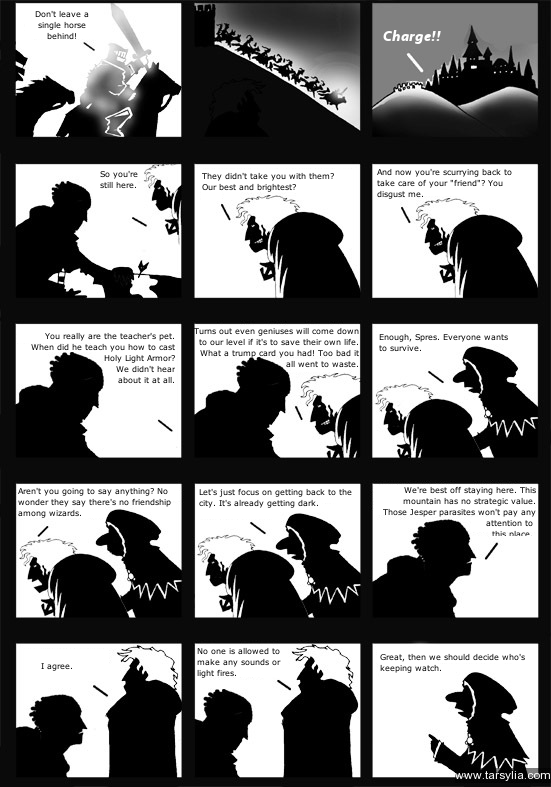
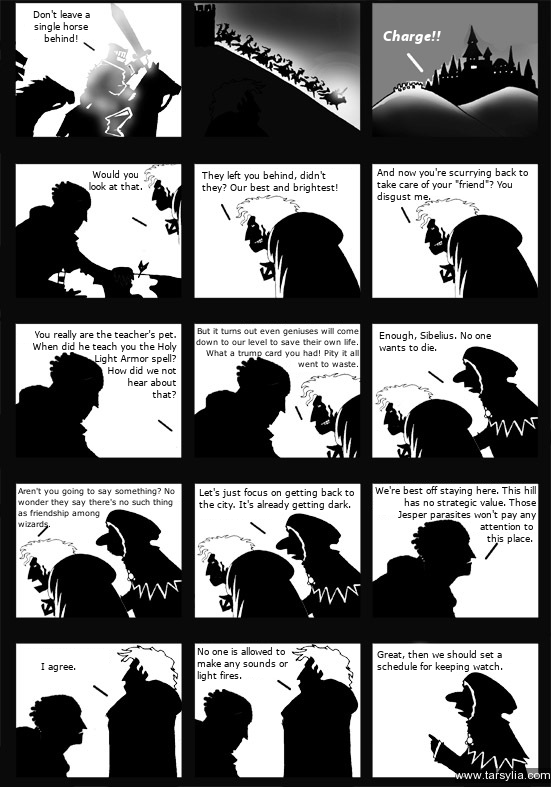
Two versions of the same layered image (551x787). Layer-by-layer changes:
painted on "Don't leave a single horse beh..." over left=33, top=10, right=90, bottom=42
renamed "So you're still here." to "Would you look at that.", painted on it over left=89, top=170, right=142, bottom=190
renamed "They didn't take you with them..." to "They left you behind, didn't t...", painted on it over left=202, top=171, right=338, bottom=193
painted on "And now you're scurrying back ..." over left=377, top=168, right=528, bottom=202
painted on "You really are the teacher's p..." over left=31, top=330, right=177, bottom=398
renamed "Turns out even geniuses will c..." to "But it turns out even geniuses...", painted on it over left=194, top=327, right=359, bottom=368
renamed "Enough, Spres. Everyone wants ..." to "Enough, Sibelius. No one wants...", painted on it over left=379, top=331, right=508, bottom=352
renamed "Aren't you going to say anythi..." to "Aren't you going to say someth...", painted on it over left=18, top=487, right=175, bottom=528
painted on "Let's just focus on getting ba..." over left=199, top=488, right=354, bottom=510
painted on "We're best off staying here. T..." over left=375, top=486, right=536, bottom=544
painted on "I agree." over left=41, top=663, right=76, bottom=672
painted on "No one is allowed to make any ..." over left=197, top=647, right=288, bottom=681
renamed "Great, then we should decide w..." to "Great, then we should set a sc...", painted on it over left=377, top=650, right=525, bottom=673
